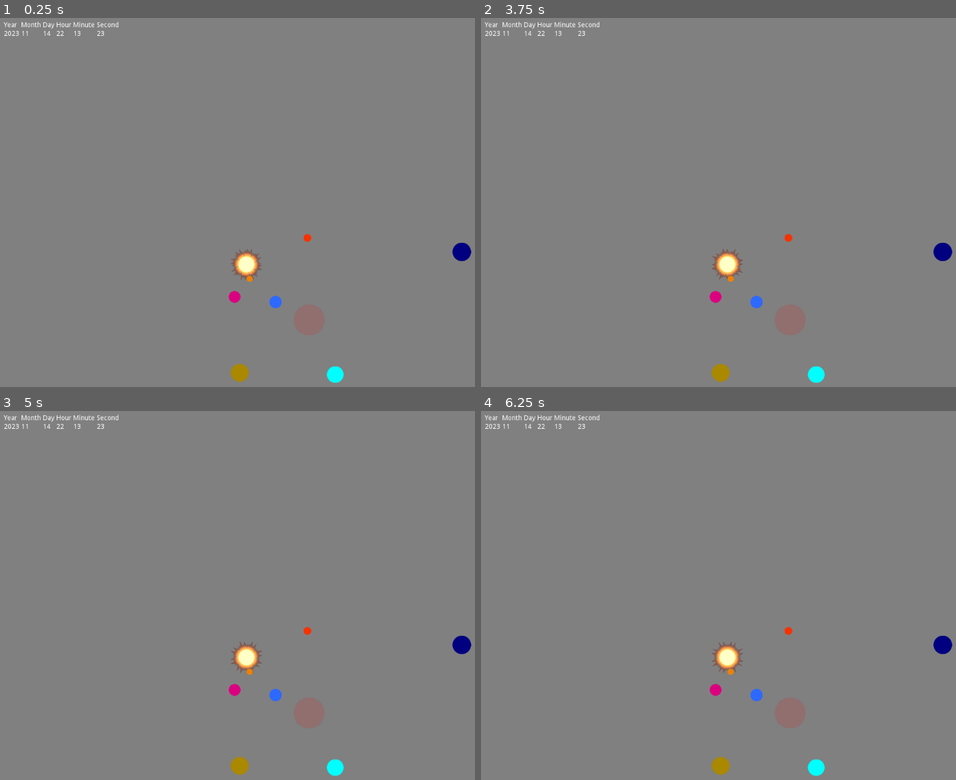
Above: before the commit, frames 1-4 (two rows, left to right).
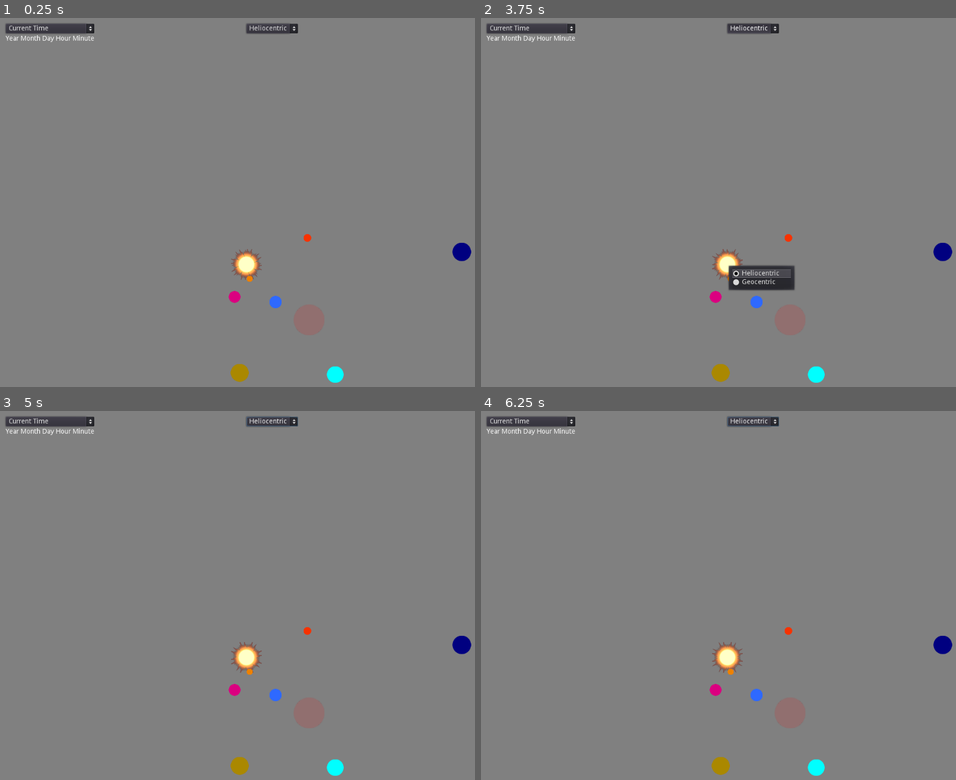
Above: after the commit, the same moments.

Repository: VoidMagick/KarmicStarTracker
Game: Godot game, scene res://Main.tscn
The game is run twice, just before and just after one commit, with the same random seed, the same clock (stepped at 60 frames per second) and the same inputs.
Inputs (mouse positions are in pixels of both pictures, inside the frame that each line leads up to):
- Up to frame 1 (0.25 s): no input
- Up to frame 2 (3.75 s): click (751, 29) at 0.5 s, where only the run after the commit has a clickable "Heliocentric"; click (533, 29) at 1.25 s, where only the run after the commit has a clickable "Current Time"; tap Enter at 2, 3.5 s; move the mouse to (837, 239) at 2.02 s; hold Right (ui_right) 2.03-2.75 s; hold Ctrl 2.03-2.75 s; click (837, 239) at 2.17 s; tap Space at 2.75 s; drag from (628, 287) to (704, 361) at 2.77 s; move the mouse to (775, 154) at 3.52 s; hold Right (ui_right) from 3.53 s (still down); hold Ctrl from 3.53 s (still down)
- Up to frame 3 (5 s): release Right (ui_right) at 4.25 s; release Ctrl at 4.25 s; tap Space at 4.25 s; drag from (223, 754) to (99, 584) at 4.27 s
- Up to frame 4 (6.25 s): tap Enter at 5 s; move the mouse to (875, 732) at 5.02 s; hold Left (ui_left) 5.03-5.75 s; hold Ctrl 5.03-5.75 s; tap Space at 5.75 s; drag from (580, 584) to (652, 532) at 5.77 s

The runs differ from the first frame. In frame 1, 1.0% of the frame differs, in the area x 0-63%, y 1-7%; in frame 2, 1.9%, in the area x 0-67%, y 1-74%; in frame 3, 1.0%; in frame 4, 1.0%.

Commit message:
Interface progress
Added option boxes to select time or helio or geocentric (neither function yet)

Diff:
--- a/Main.gd
+++ b/Main.gd
@@ -1,11 +1,4 @@
 extends Node2D
-
-var year = 0
-var month = 0
-var day = 0
-var hour = 0
-var minute = 0
-var second = 0
 
 var d = 0
 var ecl = 0
@@ -107,6 +100,10 @@
 	d = get_time()
 	get_orbital_elements(d)
 
+	## Create the interface
+	interface_centric_selection()
+	interface_time_selection()
+
 	## Compute obliquity
 	ecl = 23.4393 - 0.0000003563*d
 
@@ -132,16 +129,6 @@
 	var body = "Earth"
 	draw_body(body,OrbitScales[body],BodySprites[body],BodyScales[body])
 
-	## Move planet sprites to their correct PosRSun
-#	$Mercury.set_position(PosRSun["Mercury"] * ScaleOrbit)
-#	$Venus.set_position(PosRSun["Venus"] * ScaleOrbit)
-#	$Earth.set_position(PosRSun["Earth"] * ScaleOrbit)
-#	$Mars.set_position(PosRSun["Mars"] * ScaleOrbit)
-#	$Jupiter.set_position(PosRSun["Jupiter"] * ScaleOrbit)
-#	$Saturn.set_position(PosRSun["Saturn"] * ScaleOrbit)
-#	$Neptune.set_position(PosRSun["Neptune"] * ScaleOrbit)
-#	$Uranus.set_position(PosRSun["Uranus"] * ScaleOrbit)
-
 	pass
 
 func _process(_delta):
@@ -155,19 +142,12 @@
 
 	var datetimeDict = OS.get_datetime()
 
-	year = datetimeDict.year
-	month = datetimeDict.month
-	day = datetimeDict.day
-	hour = datetimeDict.hour
-	minute = datetimeDict.minute
-	second = datetimeDict.second
-
-	$"/root/Scene/CurrentDateTime/VarYear".set_text(str(year))
-	$"/root/Scene/CurrentDateTime/VarMonth".set_text(str(month))
-	$"/root/Scene/CurrentDateTime/VarDay".set_text(str(day))
-	$"/root/Scene/CurrentDateTime/VarHour".set_text(str(hour))
-	$"/root/Scene/CurrentDateTime/VarMinute".set_text(str(minute))
-	$"/root/Scene/CurrentDateTime/VarSecond".set_text(str(second))
+	var year = datetimeDict.year
+	var month = datetimeDict.month
+	var day = datetimeDict.day
+	var hour = datetimeDict.hour
+	var minute = datetimeDict.minute
+	var second = datetimeDict.second
 
 	var numtime = datetime_to_numtime(year,month,day,hour,minute,second)
 
@@ -366,6 +346,50 @@
 	BodySprite.set_scale(Vector2(bodyscale,bodyscale))
 	pass
 
+func interface_time_selection():
+	## Create the first grid container
+	var MainDateGrid = GridContainer.new()
+	MainDateGrid.set_name("MainDateGrid")
+	add_child(MainDateGrid)
+	MainDateGrid.set_columns(1)
+	MainDateGrid.set_position(Vector2(-500,-500))
+
+	## Top of the grid is a combo box
+	var ChooseTimeType = OptionButton.new()
+	ChooseTimeType.set_name("ChooseTimeType")
+	MainDateGrid.add_child(ChooseTimeType)
+	ChooseTimeType.add_item("Current Time")
+	ChooseTimeType.add_item("Custom Time")
+
+	## Bottom is another grid
+	var DateSelectGrid = GridContainer.new()
+	DateSelectGrid.set_name("DateSelectGrid")
+	MainDateGrid.add_child(DateSelectGrid)
+	DateSelectGrid.set_columns(5)
+
+	for text in ["Year","Month","Day","Hour","Minute"]:
+		var newlabel = Label.new()
+		newlabel.set_name(text)
+		newlabel.set_text(text)
+		DateSelectGrid.add_child(newlabel)
+	pass
+
+func interface_centric_selection():
+	var ChooseCentric = OptionButton.new()
+	ChooseCentric.set_name("ChooseCentric")
+	ChooseCentric.set_position(Vector2(0,-500))
+	add_child(ChooseCentric)
+	ChooseCentric.add_item("Heliocentric")
+	ChooseCentric.add_item("Geocentric")
+
+	pass
+
+func time_current():
+	pass
+
+func time_custom():
+	pass
+
 #func create_calender(StartingYear, EndingYear):
 #	var months = ["Jan","Feb","March","Apr","May","June","July","Aug","Sep","Oct","Nov","Dec"]
 #	var monthdays = [31, 28, 31, 30, 31, 30, 31, 31, 30, 31, 30, 31]
--- a/Main.tscn
+++ b/Main.tscn
@@ -1,19 +1,18 @@
-[gd_scene load_steps=8 format=2]
+[gd_scene load_steps=7 format=2]
 
 [ext_resource path="res://Shaders/2d_circular_grid.shader" type="Shader" id=1]
 [ext_resource path="res://Artwork/Icons/Vector/planet_sun.svg" type="Texture" id=2]
 [ext_resource path="res://Main.gd" type="Script" id=3]
-[ext_resource path="res://Camera.gd" type="Script" id=12]
 [ext_resource path="res://Shaders/2D_animated_sun.shader" type="Shader" id=13]
 
-[sub_resource type="ShaderMaterial" id=2]
+[sub_resource type="ShaderMaterial" id=1]
 shader = ExtResource( 1 )
 shader_param/opacity = 0.5
 shader_param/cyan = Vector3( 0, 1, 1 )
 shader_param/green = Vector3( 0, 1, 0 )
 shader_param/PI = 3.14159
 
-[sub_resource type="ShaderMaterial" id=1]
+[sub_resource type="ShaderMaterial" id=2]
 shader = ExtResource( 13 )
 shader_param/yellow1 = Vector3( 1, 0.9, 0.4 )
 shader_param/orange1 = Vector3( 1, 0.9, 0.4 )
@@ -25,95 +24,14 @@
 [node name="Scene" type="Node2D"]
 script = ExtResource( 3 )
 
-[node name="Sprite" type="Sprite" parent="."]
-material = SubResource( 2 )
+[node name="GridShader" type="Sprite" parent="."]
+material = SubResource( 1 )
 scale = Vector2( 22, 22 )
 texture = ExtResource( 2 )
 
 [node name="Camera" type="Camera2D" parent="."]
 current = true
-script = ExtResource( 12 )
-
-[node name="CurrentDateTime" type="GridContainer" parent="."]
-margin_left = -504.0
-margin_top = -504.0
-margin_right = -208.0
-margin_bottom = -96.0
-columns = 6
-__meta__ = {
-"_edit_use_anchors_": false
-}
-
-[node name="Label" type="Label" parent="CurrentDateTime"]
-margin_right = 27.0
-margin_bottom = 14.0
-text = "Year"
-
-[node name="Label2" type="Label" parent="CurrentDateTime"]
-margin_left = 31.0
-margin_right = 72.0
-margin_bottom = 14.0
-text = "Month"
-
-[node name="Label3" type="Label" parent="CurrentDateTime"]
-margin_left = 76.0
-margin_right = 100.0
-margin_bottom = 14.0
-text = "Day"
-
-[node name="Label4" type="Label" parent="CurrentDateTime"]
-margin_left = 104.0
-margin_right = 135.0
-margin_bottom = 14.0
-text = "Hour"
-
-[node name="Label5" type="Label" parent="CurrentDateTime"]
-margin_left = 139.0
-margin_right = 184.0
-margin_bottom = 14.0
-text = "Minute"
-
-[node name="Label6" type="Label" parent="CurrentDateTime"]
-margin_left = 188.0
-margin_right = 234.0
-margin_bottom = 14.0
-text = "Second"
-
-[node name="VarYear" type="Label" parent="CurrentDateTime"]
-margin_top = 18.0
-margin_right = 27.0
-margin_bottom = 32.0
-
-[node name="VarMonth" type="Label" parent="CurrentDateTime"]
-margin_left = 31.0
-margin_top = 18.0
-margin_right = 72.0
-margin_bottom = 32.0
-
-[node name="VarDay" type="Label" parent="CurrentDateTime"]
-margin_left = 76.0
-margin_top = 18.0
-margin_right = 100.0
-margin_bottom = 32.0
-
-[node name="VarHour" type="Label" parent="CurrentDateTime"]
-margin_left = 104.0
-margin_top = 18.0
-margin_right = 135.0
-margin_bottom = 32.0
-
-[node name="VarMinute" type="Label" parent="CurrentDateTime"]
-margin_left = 139.0
-margin_top = 18.0
-margin_right = 184.0
-margin_bottom = 32.0
-
-[node name="VarSecond" type="Label" parent="CurrentDateTime"]
-margin_left = 188.0
-margin_top = 18.0
-margin_right = 234.0
-margin_bottom = 32.0
 
 [node name="Sun" type="Sprite" parent="."]
-material = SubResource( 1 )
+material = SubResource( 2 )
 texture = ExtResource( 2 )
